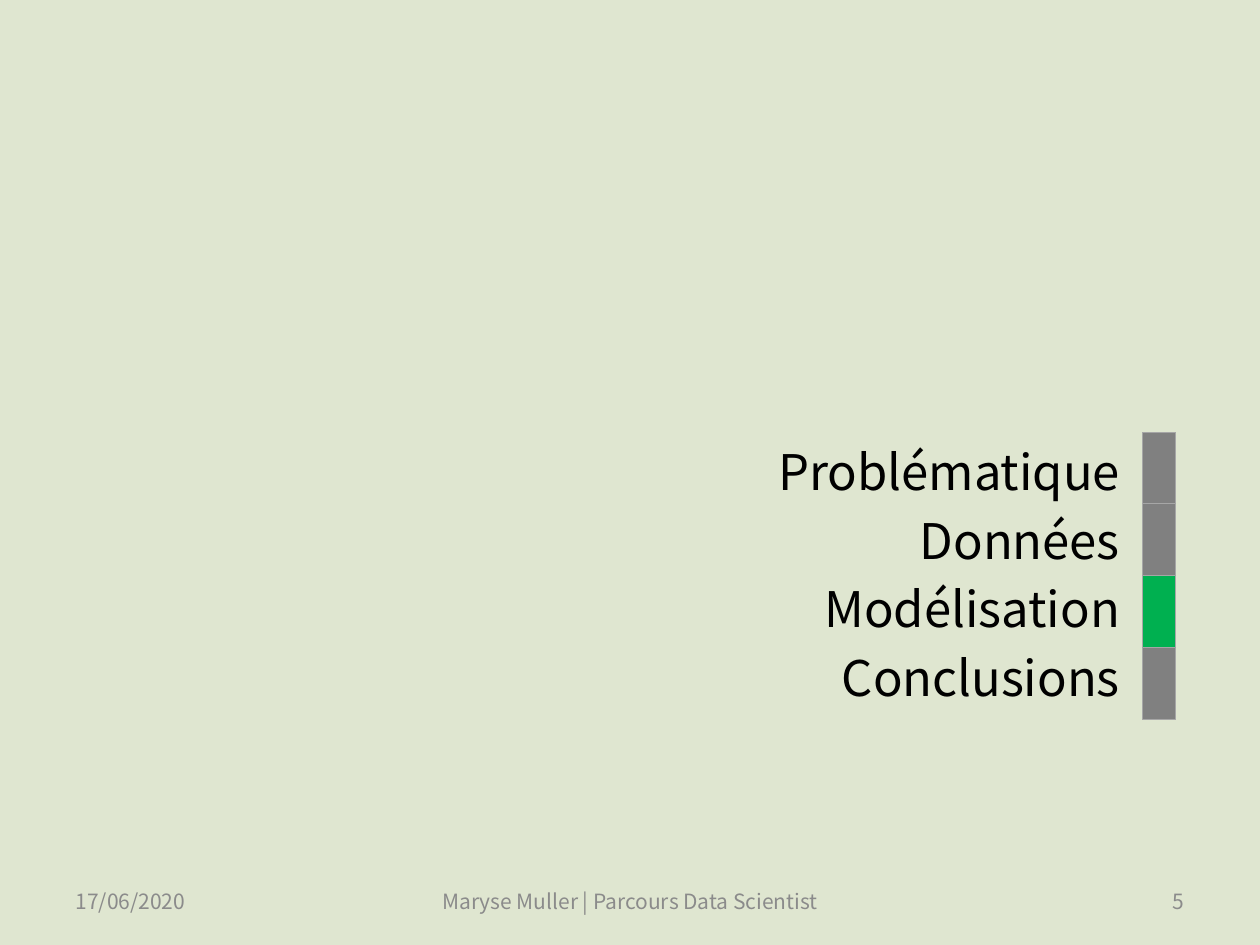
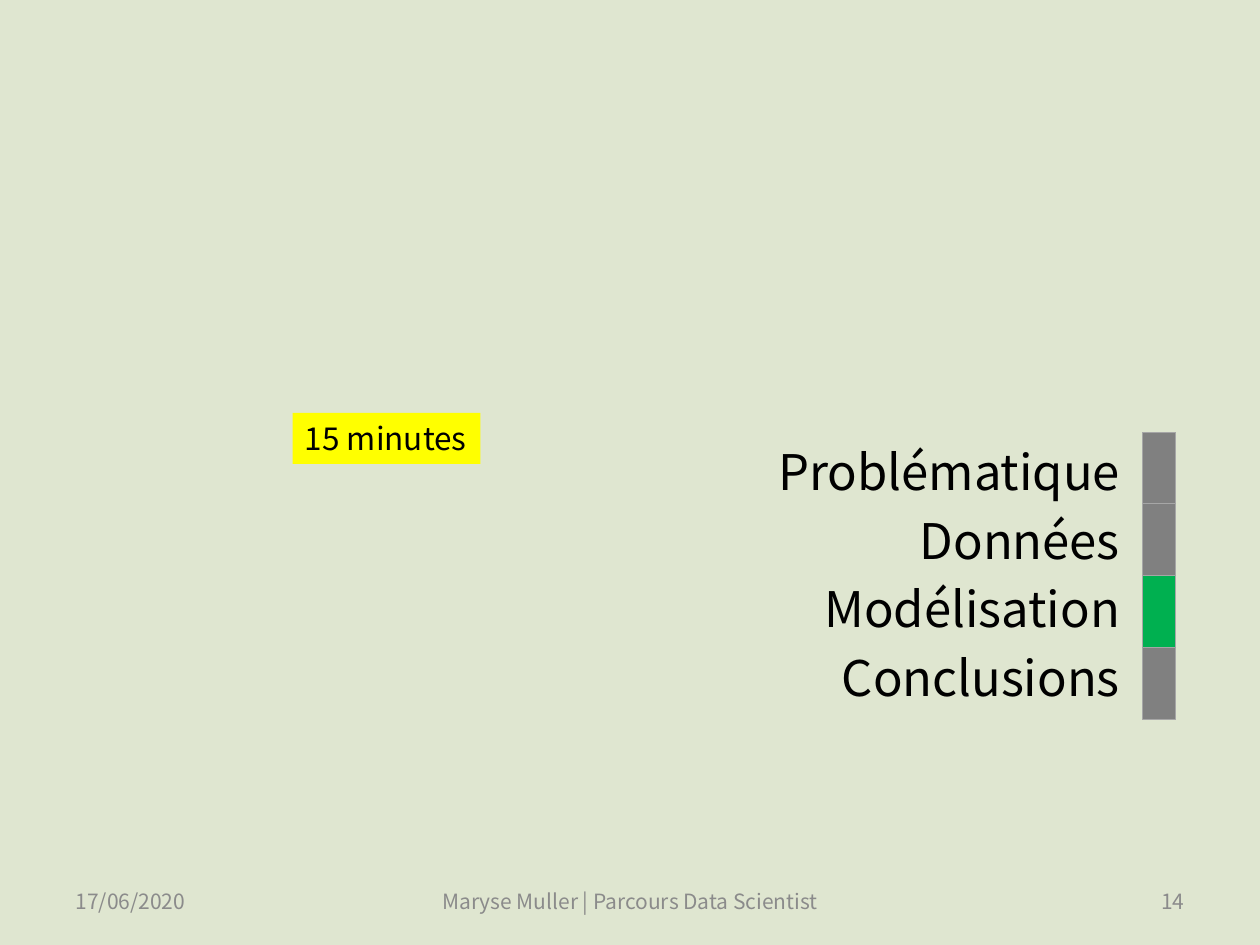
Before and after one commit to SmellyArmure/OC_DS_Project5, a slide deck: slide 14 of PRESENTATION/Projet5.pptx (slide 5 before the commit). Drawn at 1260x945 pixels with LibreOffice and Linux fonts; fonts in the diff are those of the drawing. Boxes give left, top, right and bottom in pixels: in the first picture for what was removed or moved away, otherwise in the second. Text is boxed around its words. In the diff, an @@ line names an element or a change of style, - is before the commit and + after.

```diff
--- a/PRESENTATION/Projet5.pptx
+++ b/PRESENTATION/Projet5.pptx
@@ rectangle added at bbox=[292, 413, 480, 464], fill #FFFF00, 18 pt, text #000000 @@
+15 minutes
@@ page number at bbox=[1161, 894, 1184, 909]: text changed @@
-5
+14
```
Also in this commit, not shown: 3 other slides changed, 14 slides added, 1 other file.
